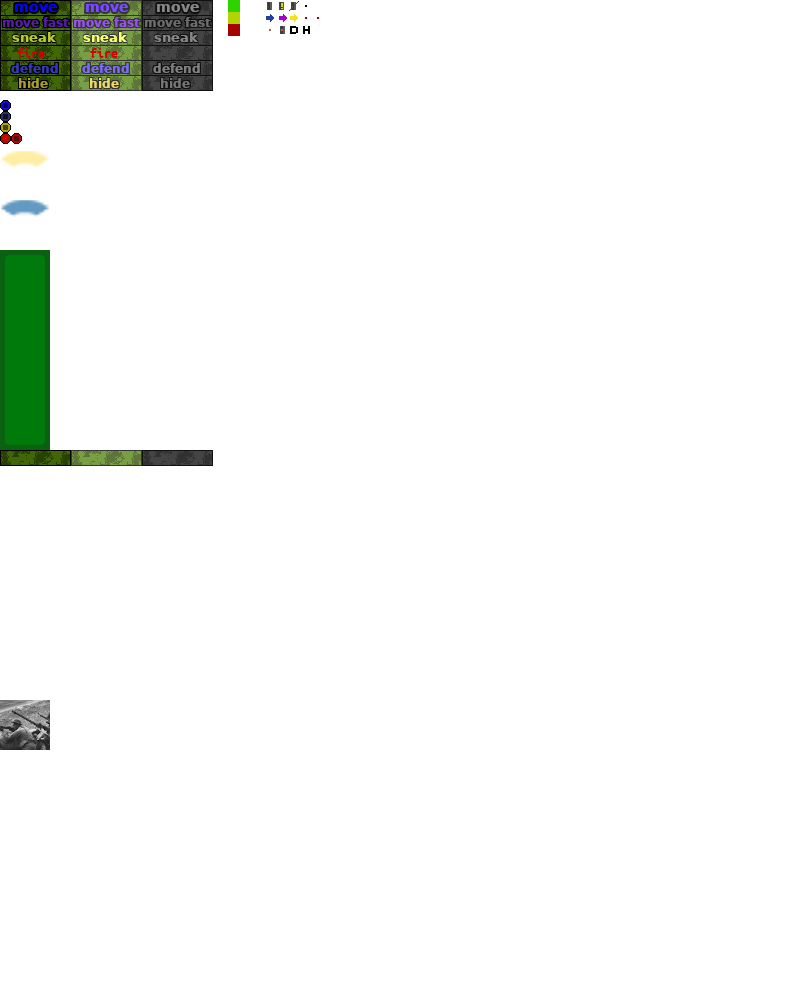
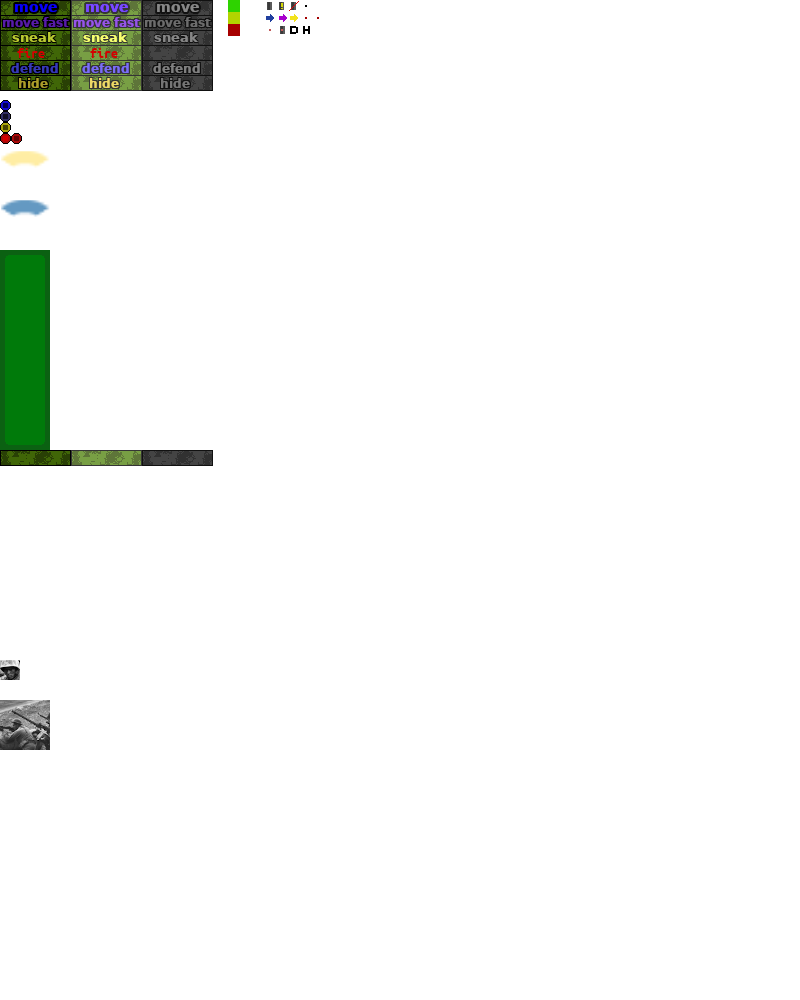
Revision of a layered 800 x 1000 image; what changed, layer by layer:
painted on "hud #1" over [0, 660, 20, 680]
